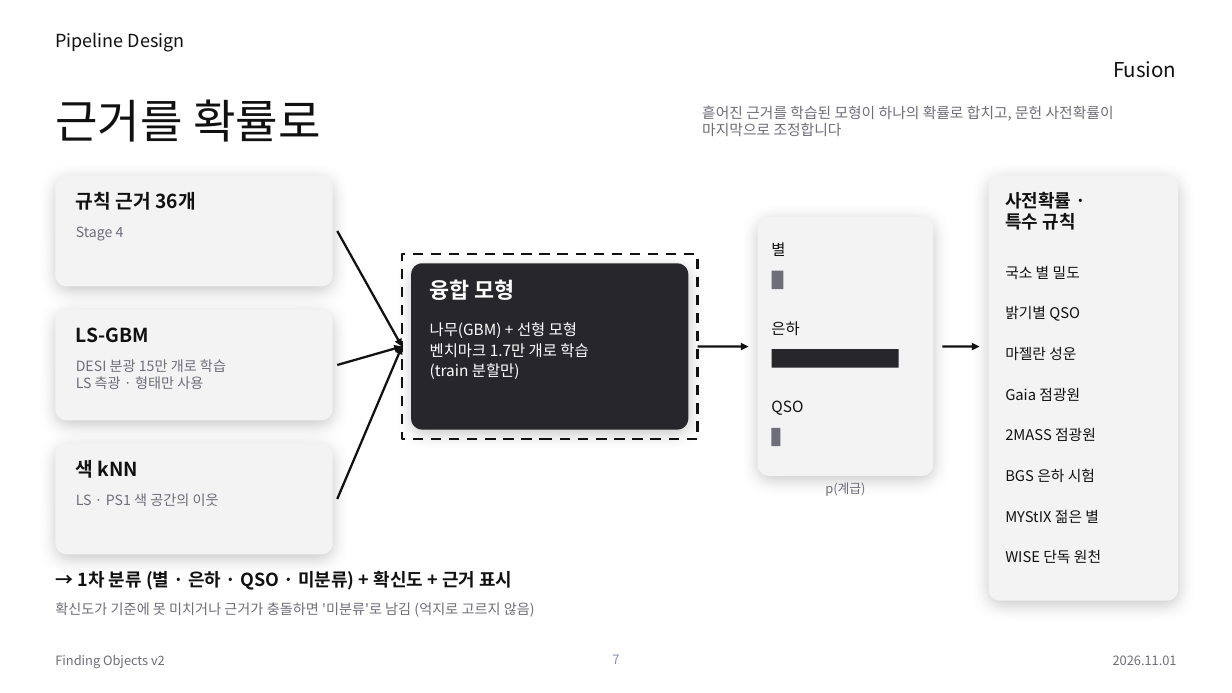
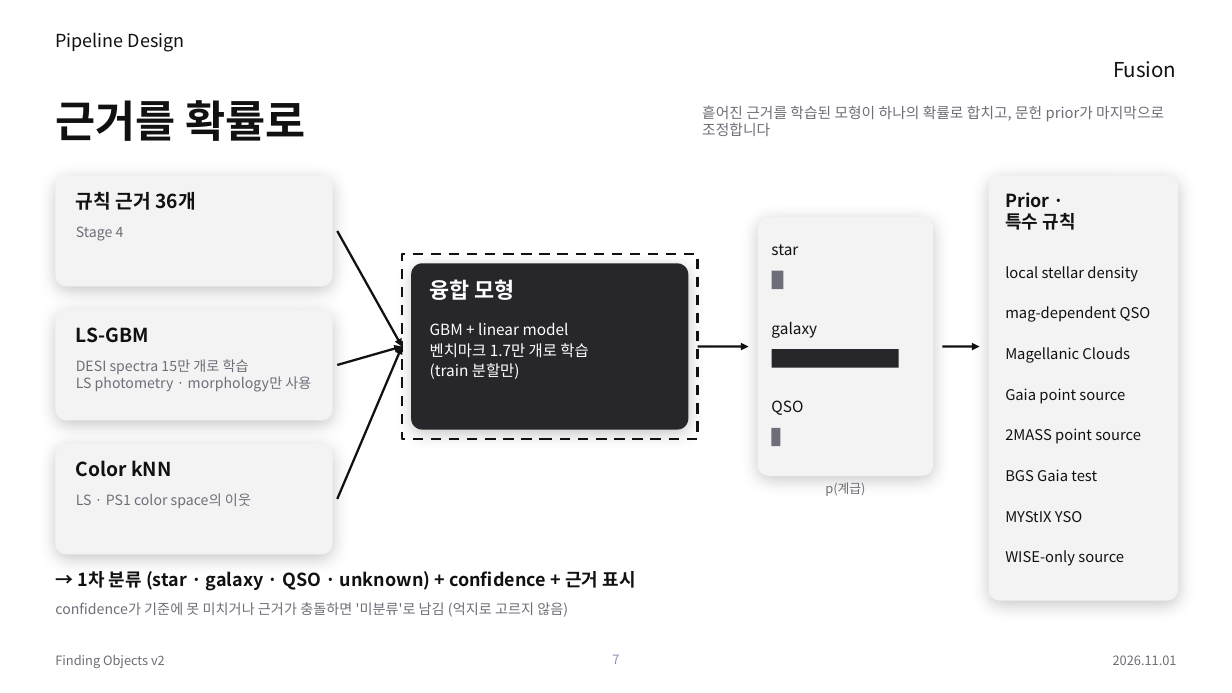
Before and after one commit to Pinchpeach/Finding_objects, a slide deck: slide 7 of v2/document/PIPELINE_STACK_v2.44.0.pptx. Drawn at 1232x693 pixels with LibreOffice and Linux fonts; fonts in the diff are those of the drawing. Boxes give left, top, right and bottom in pixels: in the first picture for what was removed or moved away, otherwise in the second. Text is boxed around its words. In the diff, an @@ line names an element or a change of style, - is before the commit and + after.

```diff
--- a/v2/document/PIPELINE_STACK_v2.44.0.pptx
+++ b/v2/document/PIPELINE_STACK_v2.44.0.pptx
@@ title "근거를 확률로" at [55,100,306,141]: size 36 to 34 pt, bold on @@
@@ text at [702,105,1164,136]: text changed @@
-흩어진 근거를 학습된 모형이 하나의 확률로 합치고, 문헌 사전확률이 마지막으로 조정합니다
+흩어진 근거를 학습된 모형이 하나의 확률로 합치고, 문헌 prior가 마지막으로 조정합니다
@@ text at [1005,192,1049,208]: text changed @@
-사전확률 ·
+Prior ·
@@ text at [771,244,798,255]: text changed @@
-별
+star
@@ text at [1005,266,1138,282]: text changed @@
-국소 별 밀도
+local stellar density
@@ text at [430,322,569,335]: text changed @@
-나무(GBM) + 선형 모형
+GBM + linear model
@@ text at [771,321,817,338]: text changed @@
-은하
+galaxy
@@ text at [1005,306,1151,322]: text changed @@
-밝기별 QSO
+mag-dependent QSO
@@ text at [76,359,311,392]: text changed @@
-DESI 분광 15만 개로 학습
-LS 측광 · 형태만 사용
+DESI spectra 15만 개로 학습
+LS photometry · morphology만 사용
@@ text at [1005,347,1130,363]: text changed @@
-마젤란 성운
+Magellanic Clouds
@@ text at [1005,388,1125,404]: text changed @@
-Gaia 점광원
+Gaia point source
@@ text at [1005,428,1141,444]: text changed @@
-2MASS 점광원
+2MASS point source
@@ text at [76,460,171,477]: text changed @@
-색 kNN
+Color kNN
@@ text at [1005,469,1097,481]: text changed @@
-BGS 은하 시험
+BGS Gaia test
@@ text at [76,493,251,508]: text changed @@
-LS · PS1 색 공간의 이웃
+LS · PS1 color space의 이웃
@@ text at [1005,511,1082,522]: text changed @@
-MYStIX 젊은 별
+MYStIX YSO
@@ text at [1005,550,1124,566]: text changed @@
-WISE 단독 원천
+WISE-only source
@@ text at [77,571,635,591]: text changed @@
-→ 1차 분류 (별 · 은하 · QSO · 미분류) + 확신도 + 근거 표시
+→ 1차 분류 (star · galaxy · QSO · unknown) + confidence + 근거 표시
@@ text at [55,602,568,617]: text changed @@
-확신도가 기준에 못 미치거나 근거가 충돌하면 '미분류'로 남김 (억지로 고르지 않음)
+confidence가 기준에 못 미치거나 근거가 충돌하면 '미분류'로 남김 (억지로 고르지 않음)
```
Also in this commit, not shown: 11 other slides changed, 1 other file.
